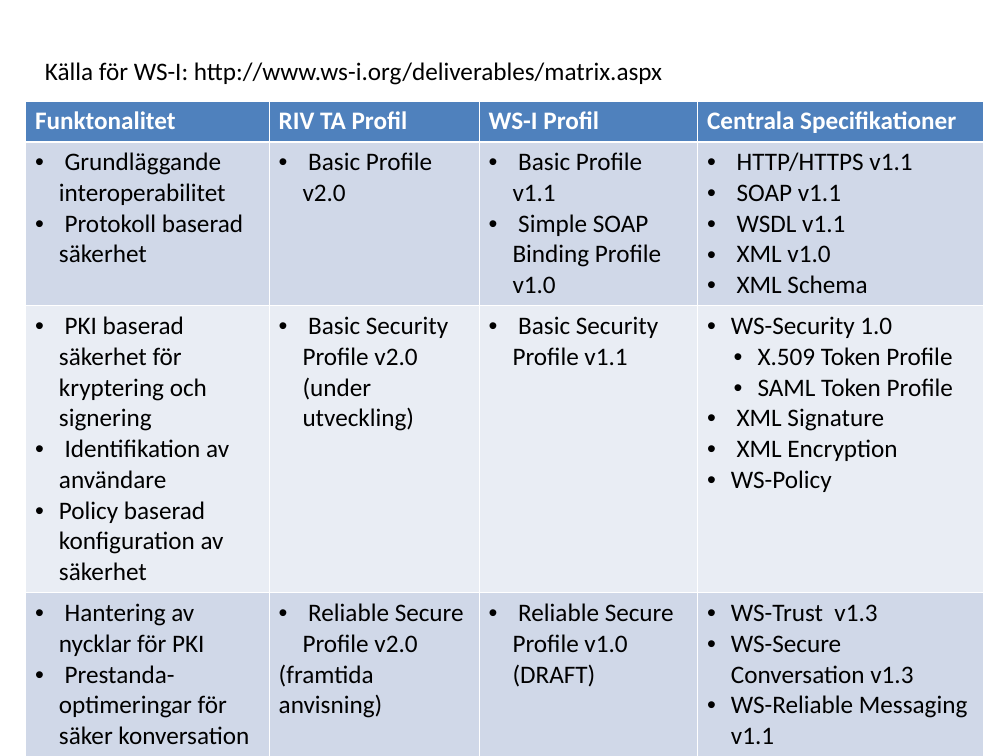
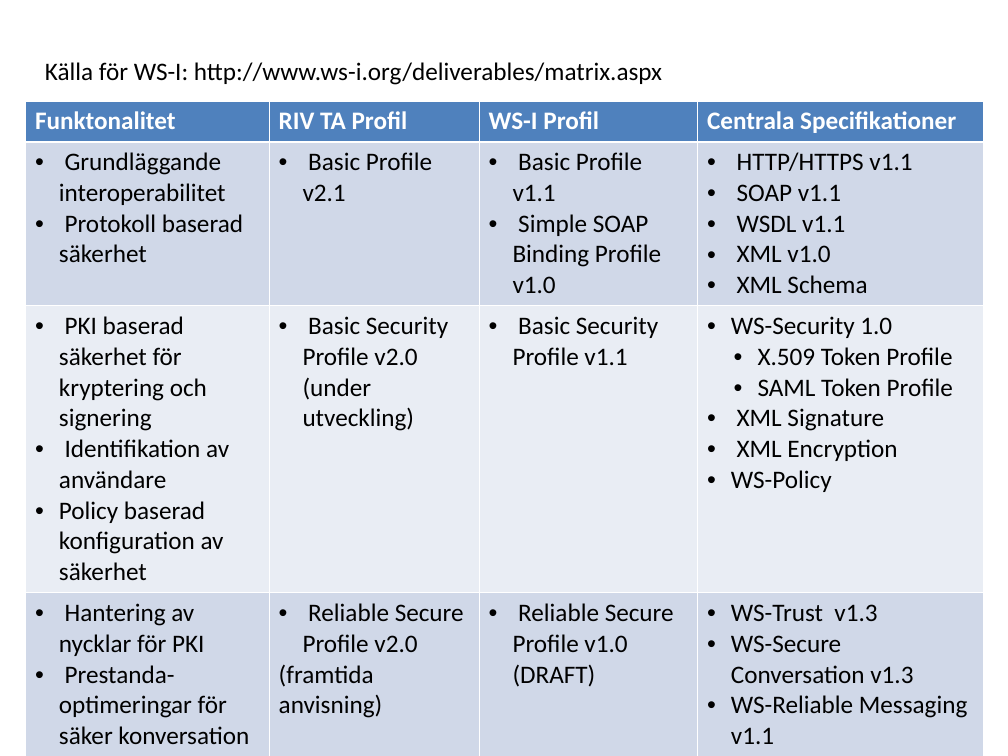
Before and after one commit to admstar/rivta, a slide deck: slide 1 of Profile/trunk/Documents/arbetsdokument/RIV-förvaltning, Illustrationer.ppt. Drawn at 1008x756 pixels with LibreOffice and Linux fonts; fonts in the diff are those of the drawing. Boxes give left, top, right and bottom in pixels: in the first picture for what was removed or moved away, otherwise in the second. Text is boxed around its words. In the diff, an @@ line names an element or a change of style, - is before the commit and + after.

```diff
--- a/Profile/trunk/Documents/arbetsdokument/RIV-förvaltning, Illustrationer.ppt
+++ b/Profile/trunk/Documents/arbetsdokument/RIV-förvaltning, Illustrationer.ppt
@@ table at <box>25,101,983,756</box> @@
-row 2, column 2: Basic Profile v2.0
+row 2, column 2: Basic Profile v2.1
```
Also in this commit, not shown: 7 other slides changed, 1 slide added, 1 other file.
